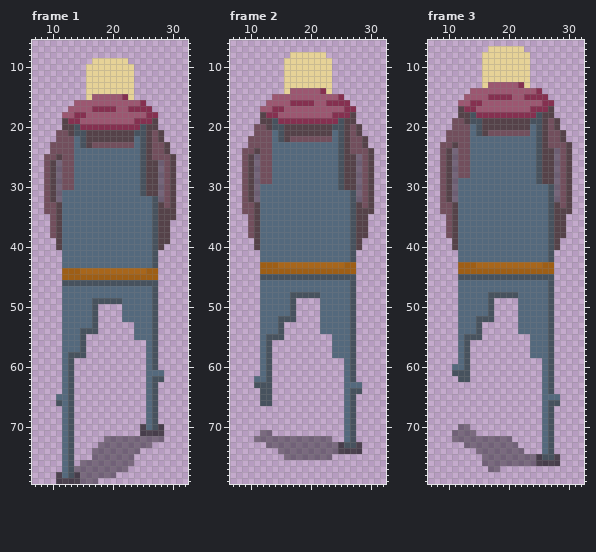
A pixel-art file gets an edit: game/images/animations/harvesterSuitWalkingUp.ase. This is how it looked before the edit.
40x80 pixels, 6 frames. Shown: frame 1: x 7..32, y 6..79; frame 2: x 7..32, y 6..79; frame 3: x 7..32, y 6..79. The commit also changed other frames, which this record leaves out.
The same view after the edit:
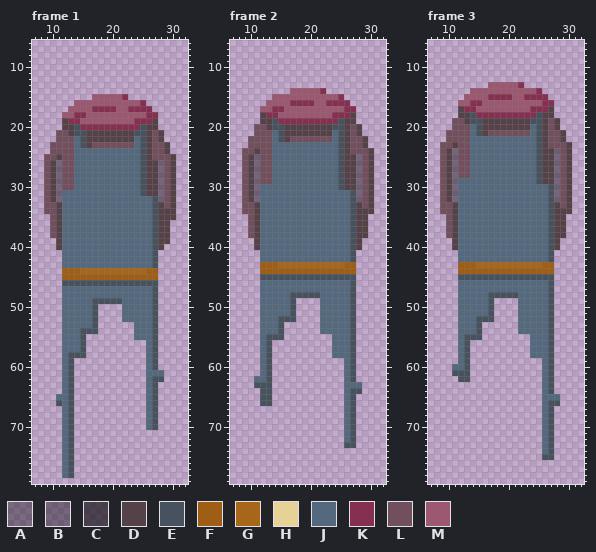
Palette (. is transparent): A #00000060  B #00000067  C #0000009c  D #554249  E #47525e  F #9e5e15  G #a8661b  H #e6d297  J #54697d  K #853050  L #724f5d  M #9c5771
Diff:
layer "Layer 2" removed
Frame 1, layer "Layer 1":
y 9: x 17..22 HHHHHH -> ......
y 10..14: x 16..23 HHHHHHHH -> ........
y 15: x 16 H -> .; x 23 H -> .
y 70: x 25 C -> .; x 28 C -> .
y 71: x 25..28 CCCC -> ....
y 72: x 19..28 AAAAAAAAAA -> ..........
y 73: x 18..26 AAAAAAAAA -> .........
y 74: x 17..24 AAAAAAAA -> ........
y 75: x 17..23 AAAAAAA -> .......
y 76: x 15..23 AAAAAAAAA -> .........
y 77: x 14..22 AAAAAAAAA -> .........
y 78: x 11 C -> .; x 14..20 CAAAAAA -> .......
y 79: x 11..17 CCCCAAA -> .......
Frame 2, layer "Layer 1":
y 8: x 17..22 HHHHHH -> ......
y 9..13: x 16..23 HHHHHHHH -> ........
y 14: x 16 H -> .; x 23 H -> .
y 71: x 12..13 AA -> ..
y 72: x 11..23 AAAAAAAAAAAAA -> .............
y 73: x 13..25 AAAAAAAAAAAAC -> .............; x 28 C -> .
y 74: x 15..28 AAAAAAAAAACCCC -> ..............
y 75: x 16..23 AAAAAAAA -> ........
Frame 3, layer "Layer 1":
y 7: x 17..22 HHHHHH -> ......
y 8..12: x 16..23 HHHHHHHH -> ........
y 13: x 16 H -> .; x 23 H -> .
y 70: x 12..13 AA -> ..
y 71: x 11..14 AAAA -> ....
y 72: x 11..20 AAAAAAAAAA -> ..........
y 73: x 13..21 AAAAAAAAA -> .........
y 74: x 15..22 AAAAAAAA -> ........
y 75: x 16..25 AAAAAAAAAC -> ..........; x 28 C -> .
y 76: x 16..28 AAAAAAAAACCCC -> .............
y 77: x 17..18 AA -> ..
Pixel boxes of the changes (left, top, right, bottom) in both pictures:
erased: (86, 58, 134, 100)
erased: (56, 424, 164, 484)
erased: (284, 52, 332, 94)
erased: (254, 430, 362, 460)
erased: (482, 46, 530, 88)
erased: (452, 424, 560, 472)
